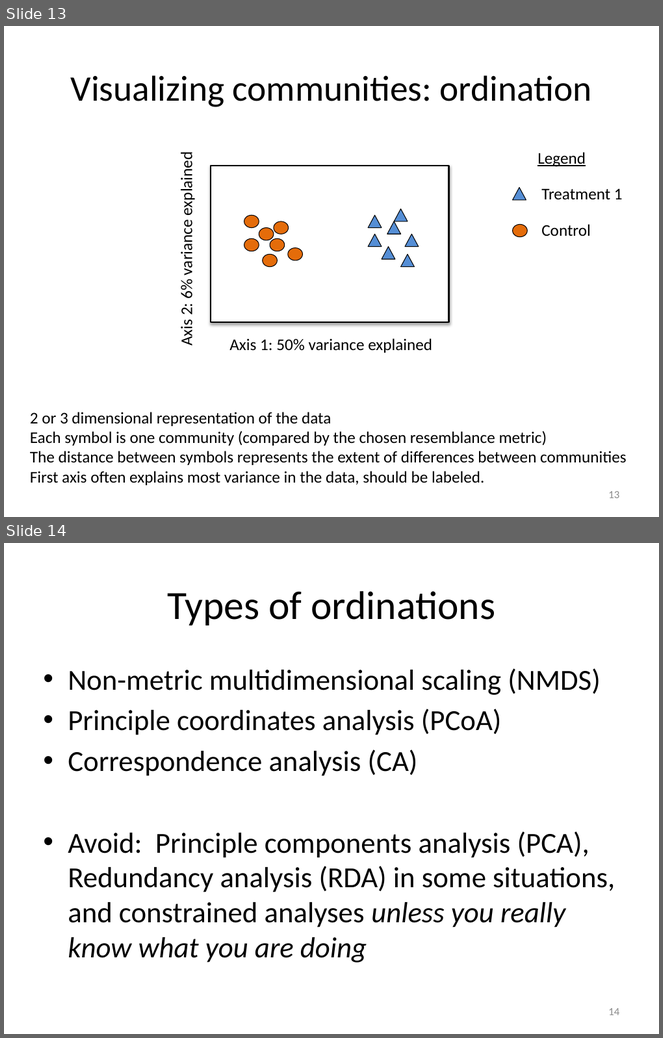
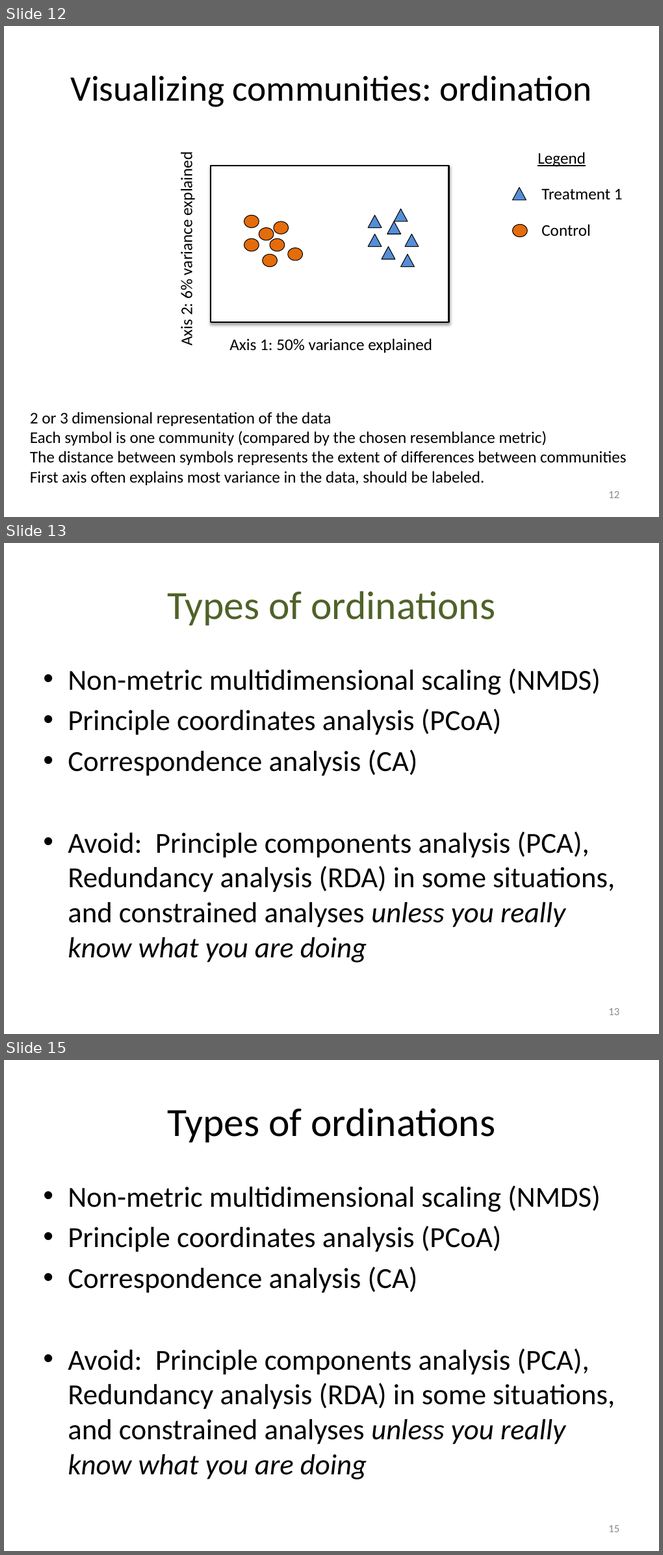
Before and after one commit to edamame-course/docs, a slide deck: extra/Presentations/2014-08-14-PM_Ashley_Lecture3.pptx. Shown one above the other, each under a label of ours: slides 13 and 14 before the commit, slides 12, 13 and 15 after it; the slides between them are not shown. The pictures are 663x1038 and 663x1555 pixels, drawn with LibreOffice and Linux fonts; fonts in the diff are those of the drawing. Boxes give left, top, right and bottom in pixels: in the first picture for what was removed or moved away, otherwise in the second. Text is boxed around its words. In the diff, an @@ line names an element or a change of style, - is before the commit and + after.

```diff
--- a/extra/Presentations/2014-08-14-PM_Ashley_Lecture3.pptx
+++ b/extra/Presentations/2014-08-14-PM_Ashley_Lecture3.pptx
@@ slide 13 added at (4, 543, 659, 1034), background #FFFFFF @@
@@ title added at (167, 591, 495, 626), 44 pt, text #4F6228 @@
+Types of ordinations
@@ text added at (68, 668, 615, 963), 32 pt, text #000000 @@
+• Non-metric multidimensional scaling (NMDS)
+• Principle coordinates analysis (PCoA)
+• Correspondence analysis (CA)
+• Avoid: Principle components analysis (PCA), Redundancy analysis (RDA) in some situations, and constrained analyses unless you really know what you are doing
@@ page number added at (608, 1008, 620, 1016), 12 pt, text #8C8C8C @@
+13
@@ what was slide 13 is now slide 12 @@
@@ page number at (608, 491, 620, 499): text changed @@
-13
+12
@@ what was slide 14 is now slide 15 @@
@@ page number at (608, 1525, 620, 1533): text changed @@
-14
+15
```
Also in this commit, not shown: 1 slide changed, 2 other slides added, 2 slides removed, 2 other files.
